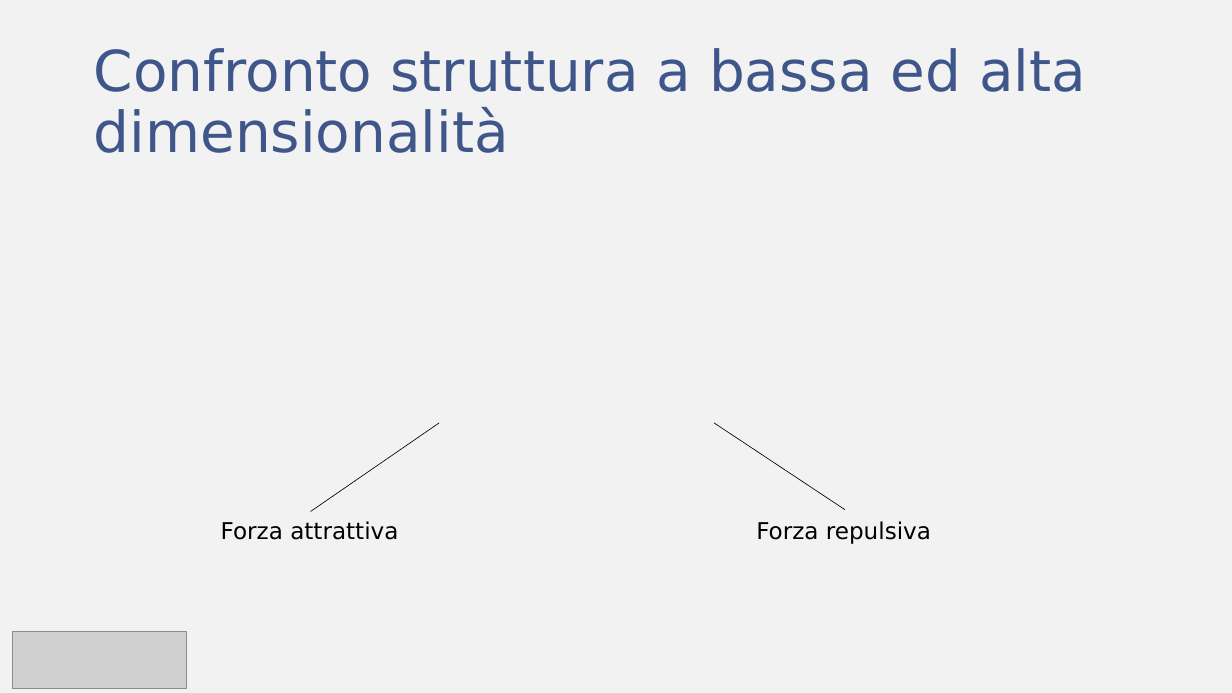
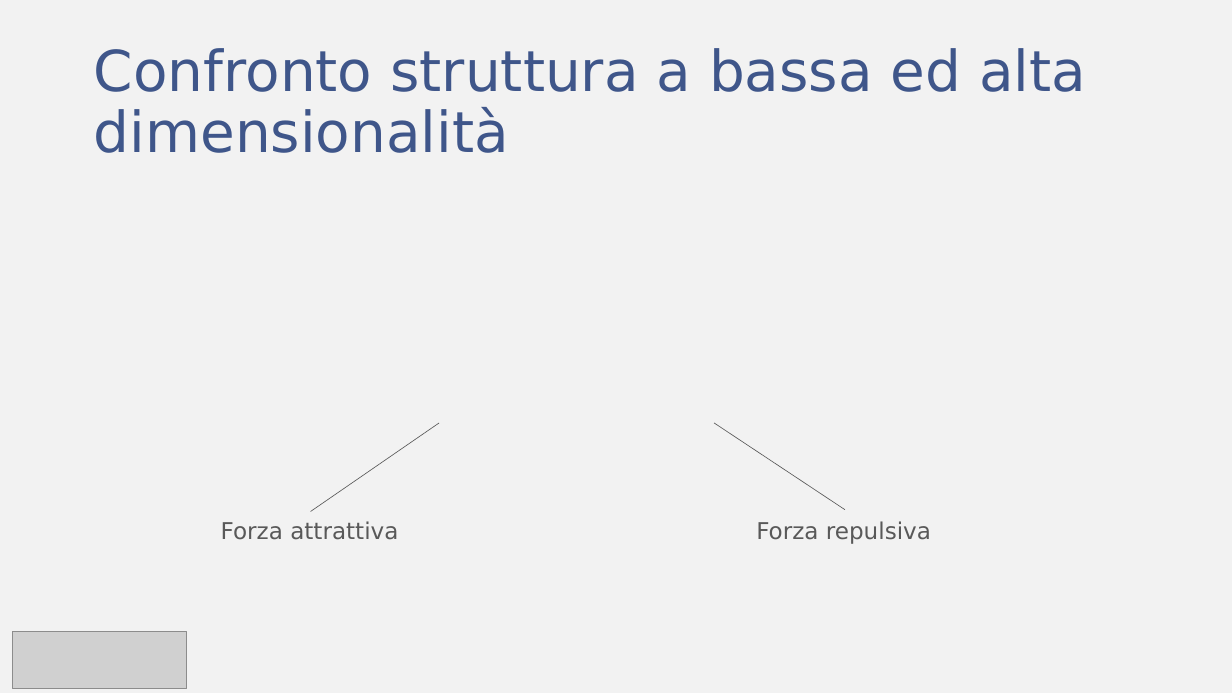
Before and after one commit to fratorgano/dimensionality-reduction, a slide deck: slide 15 of umap/UMAP.pptx. Drawn at 1232x693 pixels with LibreOffice and Linux fonts; fonts in the diff are those of the drawing; grey boxes stand for pictures. Boxes give left, top, right and bottom in pixels: in the first picture for what was removed or moved away, otherwise in the second. Text is boxed around its words. In the diff, an @@ line names an element or a change of style, - is before the commit and + after.

Commit message:
changed main font color

```diff
--- a/umap/UMAP.pptx
+++ b/umap/UMAP.pptx
@@ line (311, 512) - (439, 423): stroke #000000 0.5 pt to #595959 0.5 pt @@
@@ line (845, 510) - (714, 423): stroke #000000 0.5 pt to #595959 0.5 pt @@
@@ text "Forza attrattiva" at (221,521,398,540): text colour #000000 to #595959 @@
@@ text "Forza repulsiva" at (756,521,931,544): text colour #000000 to #595959 @@
```
Also in this commit, not shown: 11 other slides changed.
